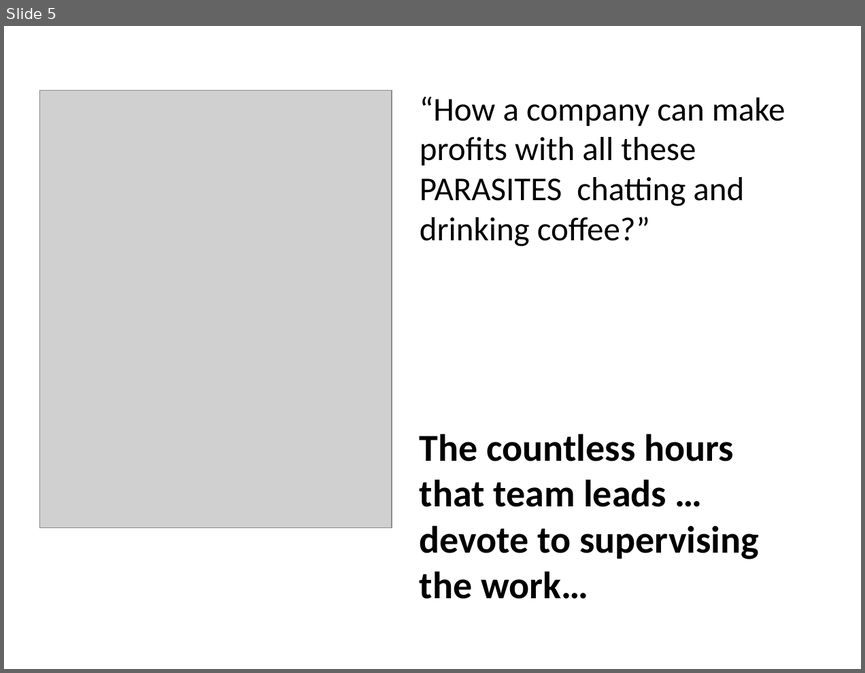
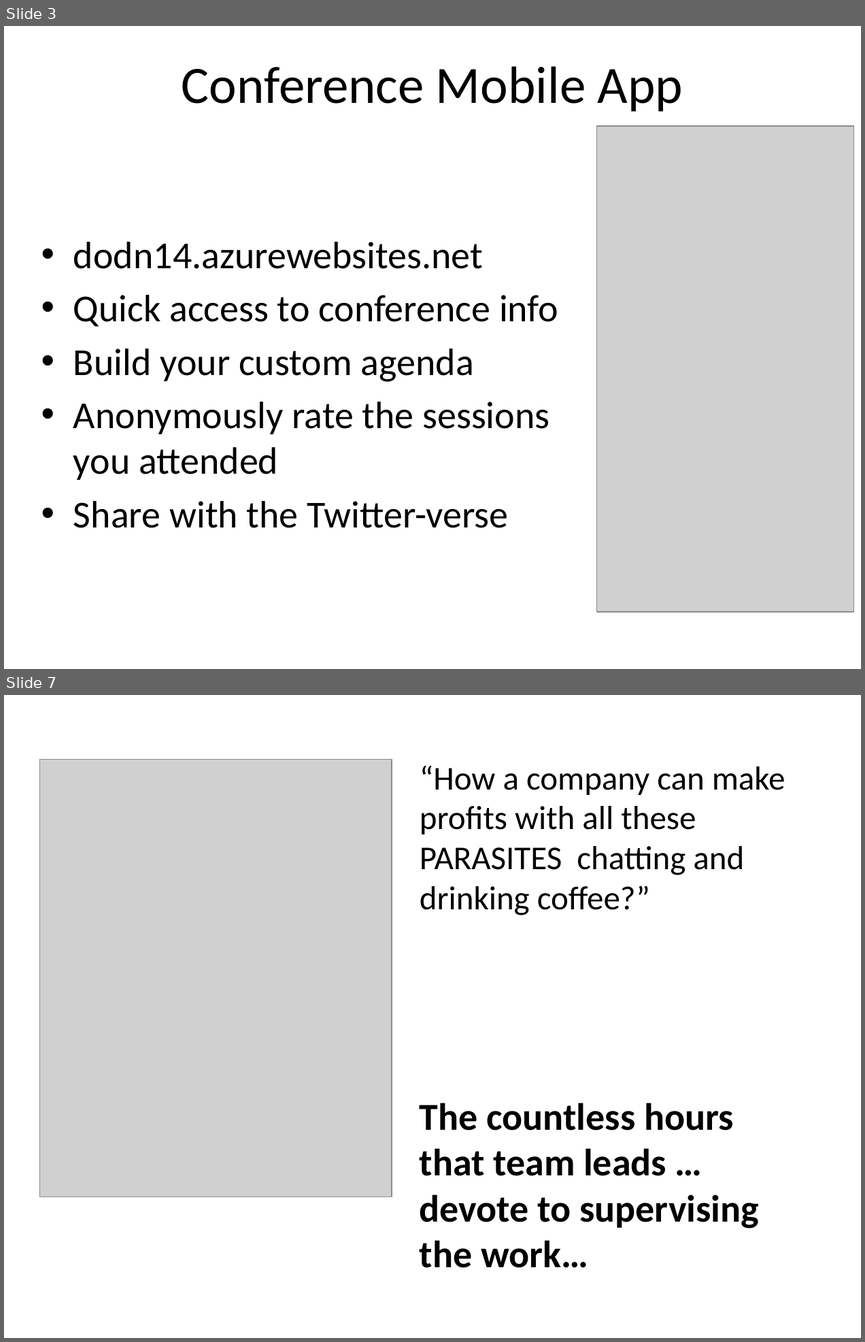
Before and after one commit to jonathanfmills/SessionSlides, a slide deck: ManagingAgileDevs.pptx. Shown one above the other, each under a label of ours: slide 5 before the commit, slides 3 and 7 after it; the slides between them are not shown. The pictures are 865x673 and 865x1342 pixels, drawn with LibreOffice and Linux fonts; fonts in the diff are those of the drawing; grey boxes stand for pictures. Boxes give left, top, right and bottom in pixels: in the first picture for what was removed or moved away, otherwise in the second. Text is boxed around its words. In the diff, an @@ line names an element or a change of style, - is before the commit and + after.

```diff
--- a/ManagingAgileDevs.pptx
+++ b/ManagingAgileDevs.pptx
@@ slide 3 added at (4,26,861,669), background #FFFFFF @@
@@ title added at (181,66,683,112), 44 pt, text #000000 @@
+Conference Mobile App
@@ picture added at (597,126,854,612) @@
@@ text added at (73,242,558,528), 32 pt, text #000000 @@
+• dodn14.azurewebsites.net
+• Quick access to conference info
+• Build your custom agenda
+• Anonymously rate the sessions you attended
+• Share with the Twitter-verse
@@ what was slide 5 is now slide 7 @@
```
Also in this commit, not shown: 4 slides changed, 1 other slide added, 7 other files.
